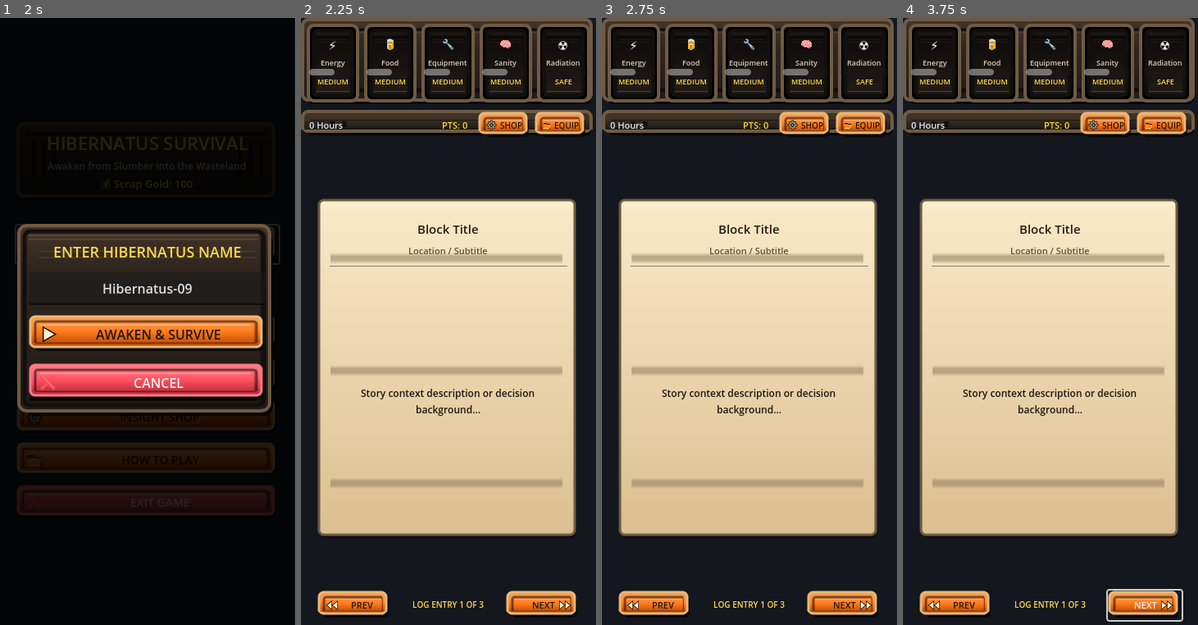
Above: before the commit, frames 1-4 (left to right).
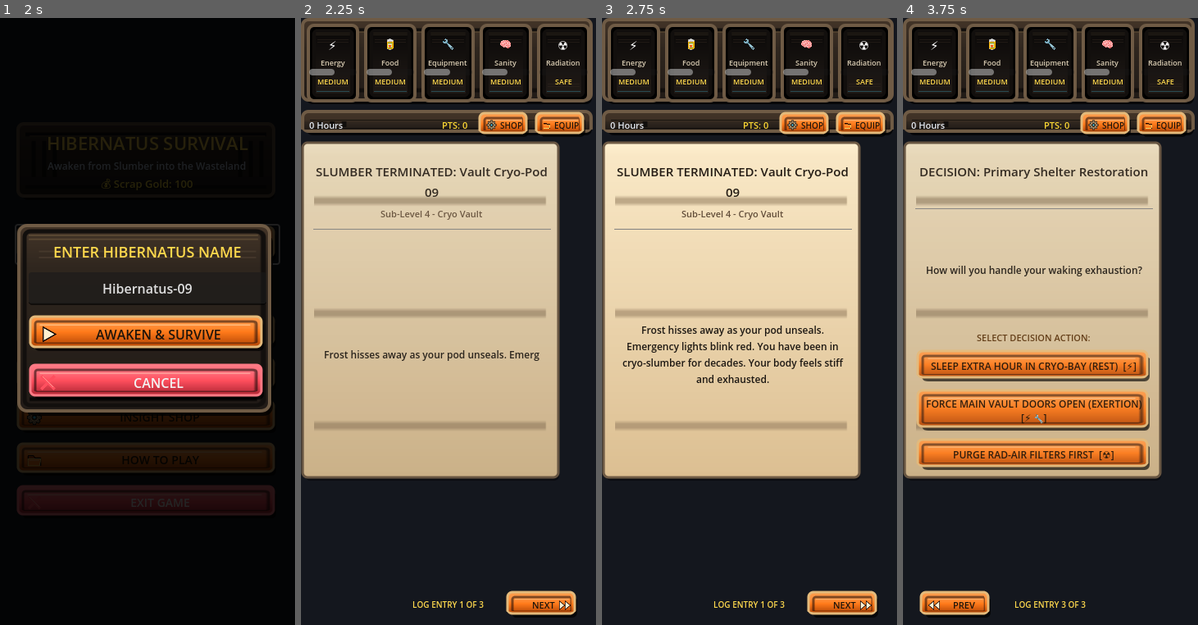
Above: after the commit, the same moments.

Repository: Kanuty/Sweeper_sandbox
Game: Godot game, scene res://scenes/main_menu.tscn
Two runs of this game, one before a commit and one after it. Both use one fixed random seed, a clock stepped at 60 frames per second and the inputs below.
Inputs:
- Up to frame 1 (2 s): click "NEW GAME" at 0.5 s; click "NEW GAME" at 1.25 s
- Up to frame 2 (2.25 s): click "HIGH SCORES" at 2 s
- Up to frame 3 (2.75 s): no input
- Up to frame 4 (3.75 s): click "NEXT" at 2.75 s; click "NEXT" at 3.5 s

Frame 1 is identical in both runs. In frame 2, 32% of the frame differs, in the area x 0-94%, y 20-99%; in frame 3, 31%; in frame 4, 43%, in the area x 0-95%, y 20-100%.
Error before the commit: Invalid access to property or key 'drag_updated' on a base object of type 'Control (card_swiper.gd)'. (res://scripts/game_scene.gd:199)

Commit message:
fix: restore drag_updated and drag_ended signals on card_swiper.gd
- Re-declare missing drag_updated and drag_ended signals on card_swiper.gd to prevent runtime connection errors in game_scene.gd.
- Wire hover events on decision choice buttons to signal drag_updated and drag_ended for dynamic indicator previews.

Co-authored-by: Kanuty <52743335+Kanuty@users.noreply.github.com>

Diff:
--- a/sweeper-sandbox/scripts/card_swiper.gd
+++ b/sweeper-sandbox/scripts/card_swiper.gd
@@ -2,6 +2,8 @@
 
 signal decision_committed(direction, choice_data)
 signal card_changed(index, is_decision_card)
+signal drag_updated(direction, choice_data)
+signal drag_ended()
 
 @onready var card_panel = $CardPanel
 @onready var card_title = $CardPanel/VBoxContainer/TitleLabel
@@ -140,6 +142,10 @@
 
 			var dir_capture = dir
 			var choice_capture = choice
+
+			btn.mouse_entered.connect(func(): emit_signal("drag_updated", dir_capture, choice_capture))
+			btn.mouse_exited.connect(func(): emit_signal("drag_ended"))
+
 			btn.pressed.connect(func(): commit_choice(dir_capture, choice_capture))
 
 			choices_list.add_child(btn)
@@ -176,6 +182,7 @@
 	if not is_decision_card:
 		return
 
+	emit_signal("drag_ended")
 	var tween = create_tween()
 	tween.tween_property(card_panel, "modulate:a", 0.0, 0.2)
 	tween.tween_callback(func():
